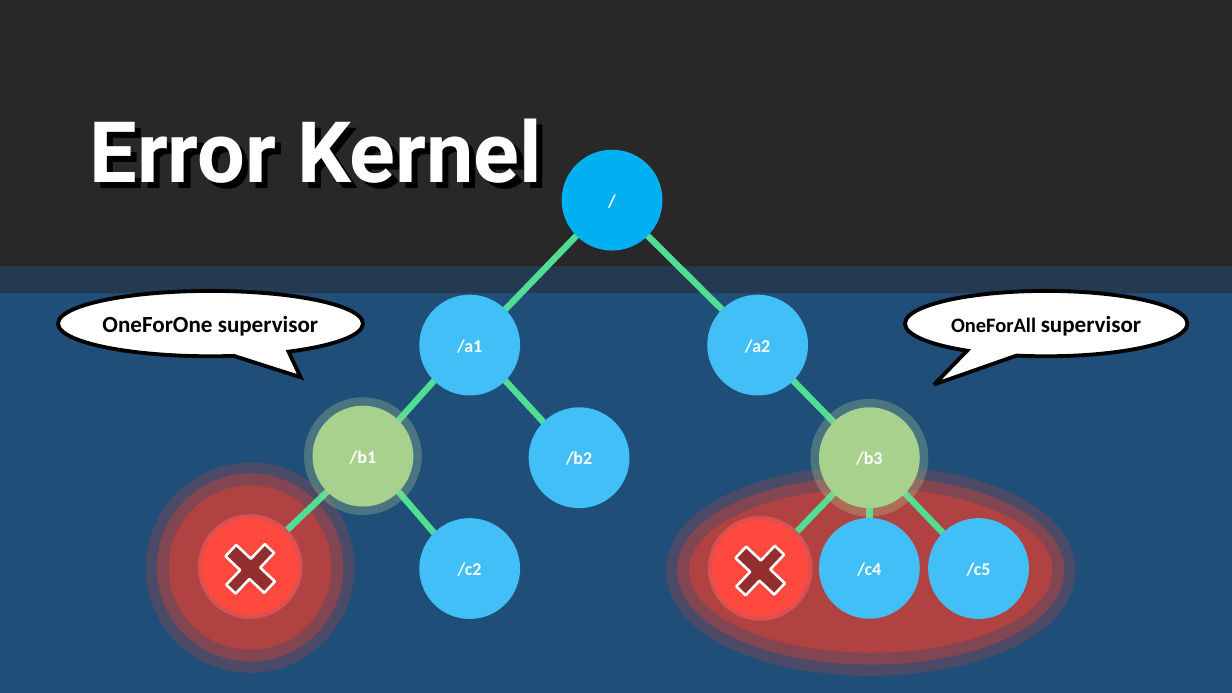
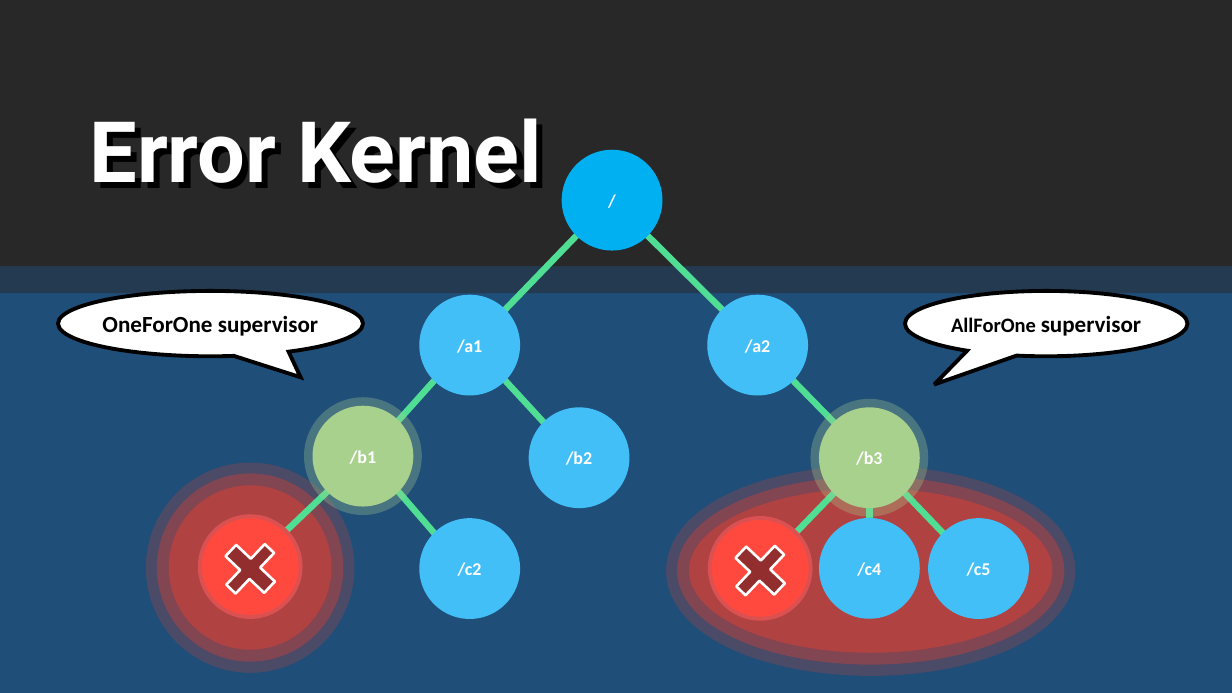
Before and after one commit to rogeralsing/Presentations, a slide deck: slide 15 of FailingGracefully/QConSP/failingactors.pptx (slide 14 before the commit). Drawn at 1232x693 pixels with LibreOffice and Linux fonts; fonts in the diff are those of the drawing. Boxes give left, top, right and bottom in pixels: in the first picture for what was removed or moved away, otherwise in the second. Text is boxed around its words. In the diff, an @@ line names an element or a change of style, - is before the commit and + after.

```diff
--- a/FailingGracefully/QConSP/failingactors.pptx
+++ b/FailingGracefully/QConSP/failingactors.pptx
@@ text in speech bubble at (x1=951, y1=316, x2=1141, y2=336): text changed @@
-OneForAll supervisor
+AllForOne supervisor
```
Also in this commit, not shown: 6 other slides changed, 5 slides added, 6 slides removed, 3 other files.
